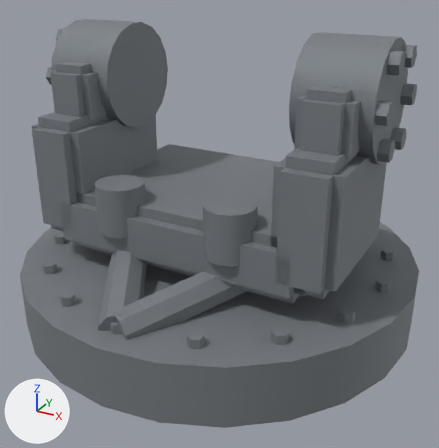
The glTF model prototype/assets/models/parts/tow_pintle_mount.glb as it was, and as the next commit left it.
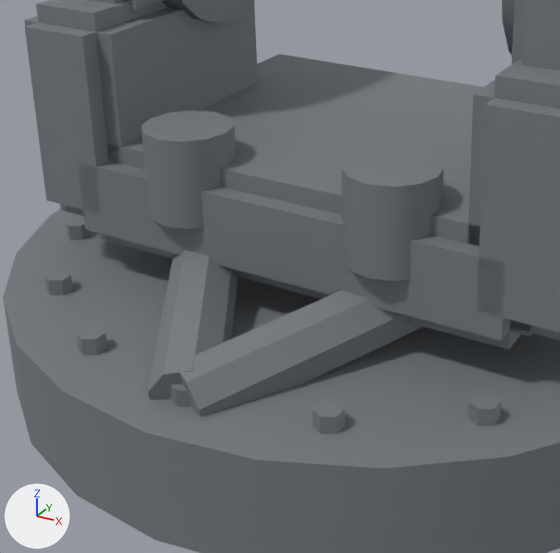
There are two pictures of each version: one whole from a camera (50 mm lens) standing at (0.29, -0.527, 0.354) and looking at (0.01, -0.018, 0.1), one close up on the part from 4% to 73% of the width and 26% to 92% of the height. The axes (+X, +Y, +Z) are drawn at lower left. The lights are the same throughout. The older version's two pictures come first. Vertices at exactly the same position are counted once.

Names of what the first close-up shows: 'tow_pintle_mount'.
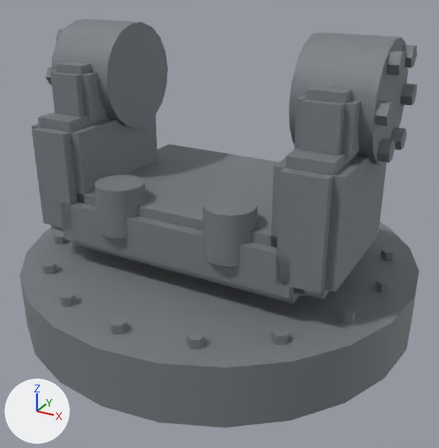
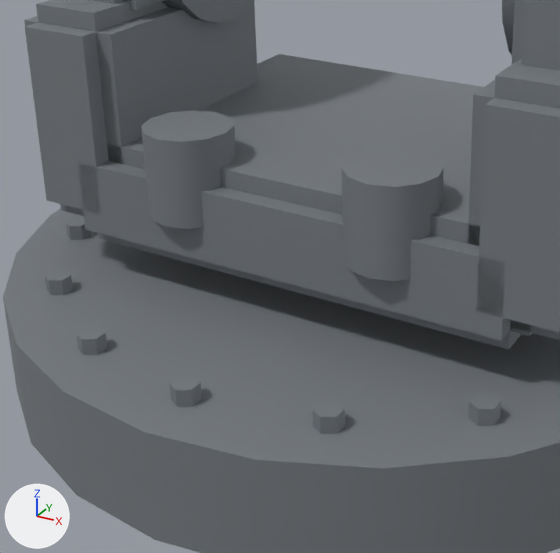
Pixel boxes (x1, y1, x2, y2) of what changed, in the close-ups (560 x 553 px):
part 1 of me_tow_pintle_mount_mesh, deleted: before (174, 290, 423, 417)
part 2 of me_tow_pintle_mount_mesh, deleted: before (148, 250, 238, 400)

Patch to the scene script:
```diff
--- a/prototype/assets/models/parts/tow_pintle_mount.glb.py
+++ b/prototype/assets/models/parts/tow_pintle_mount.glb.py
@@ me_tow_pintle_mount_mesh @@
 # used by ob_tow_pintle_mount; location = (0.0, 0.0, 0.0)
-me_tow_pintle_mount_mesh.from_pydata(...)  # 696 vertices, 1232 faces; spans x -0.21..0.21, y -0.21..0.21, z 0.0..0.293
+me_tow_pintle_mount_mesh.from_pydata(...)  # 664 vertices, 1176 faces; spans x -0.21..0.21, y -0.21..0.21, z 0.0..0.293
+# me_tow_pintle_mount_mesh part 1: the loose piece of 16 vertices spanning x -0.015..0.105, y -0.19..-0.02, z 0.043..0.107 is deleted
+# me_tow_pintle_mount_mesh part 2: the loose piece of 16 vertices spanning x -0.105..0.015, y -0.19..-0.02, z 0.043..0.107 is deleted
+# other edits to the shape of me_tow_pintle_mount_mesh do not show in these pictures
 me_tow_pintle_mount_mesh.materials.append(mat_tow_pintle_mount_mat)
```
